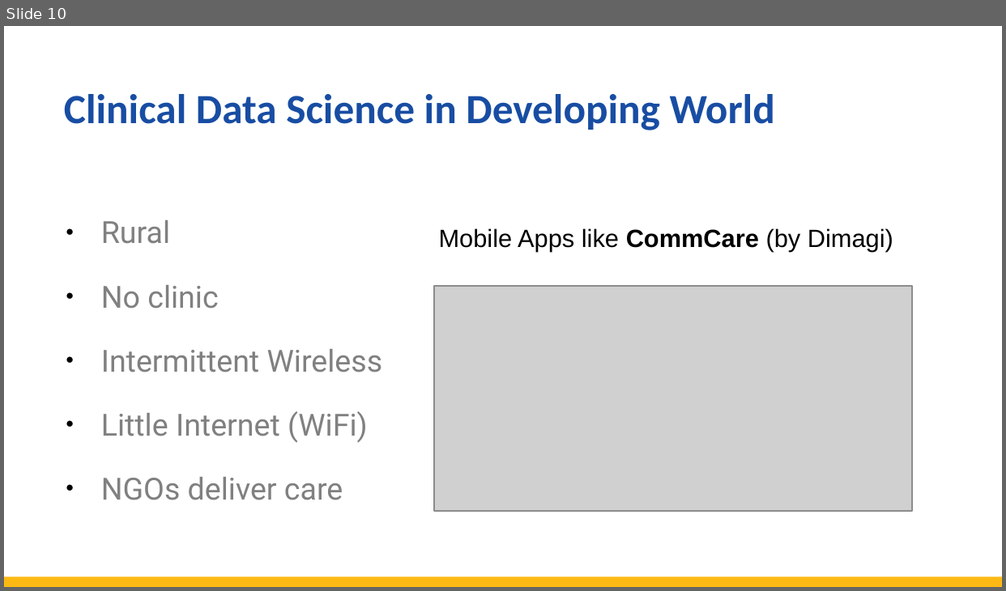
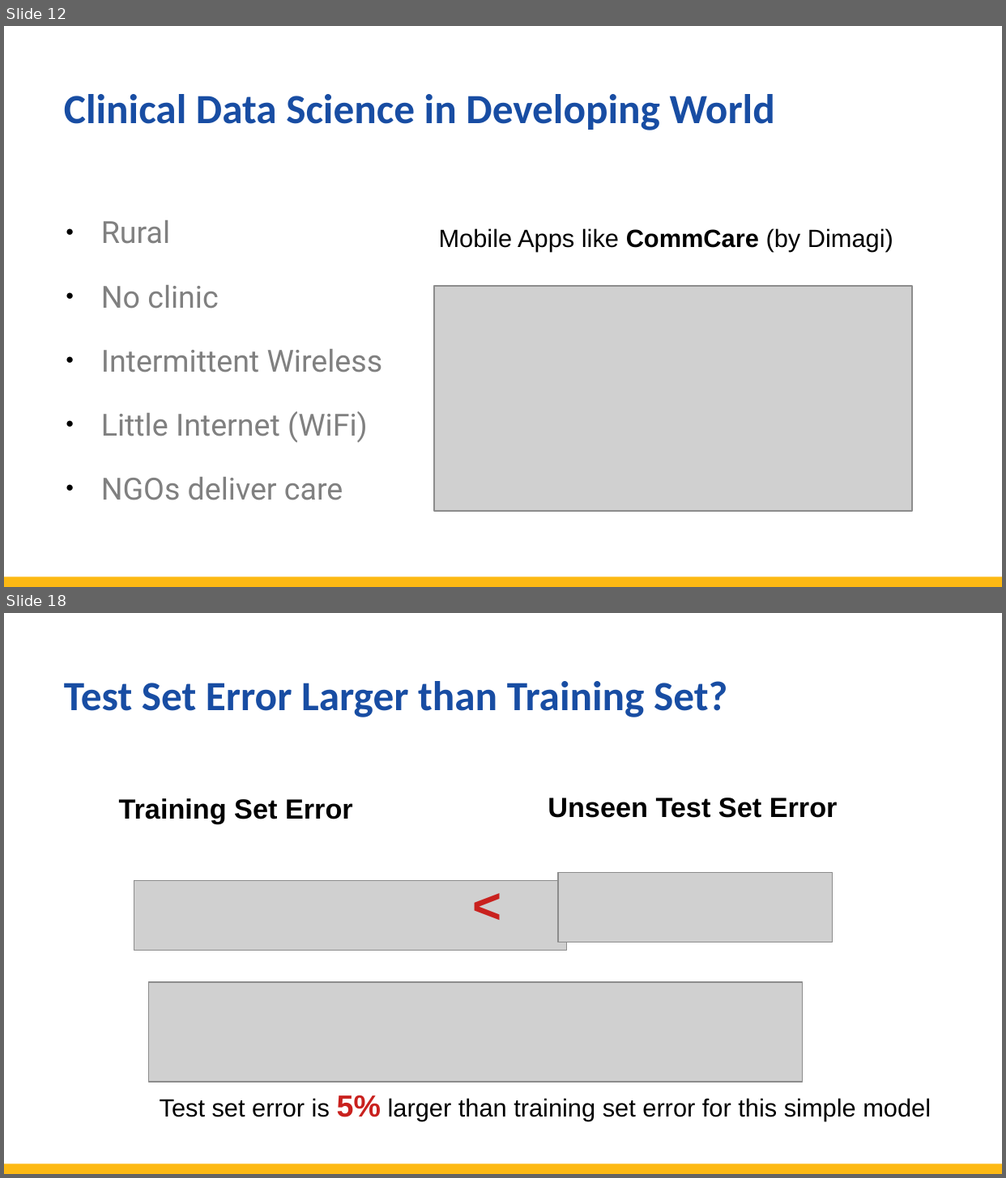
Before and after one commit to totalgood/dsdh, a slide deck: modules/L04/DHDS-L4-clinical.odp. Shown one above the other, each under a label of ours: slide 10 before the commit, slides 12 and 18 after it; the slides between them are not shown. The pictures are 1006x591 and 1006x1178 pixels, drawn with LibreOffice and Linux fonts; fonts in the diff are those of the drawing; grey boxes stand for pictures. Boxes give left, top, right and bottom in pixels: in the first picture for what was removed or moved away, otherwise in the second. Text is boxed around its words. In the diff, an @@ line names an element or a change of style, - is before the commit and + after.

```diff
--- a/modules/L04/DHDS-L4-clinical.odp
+++ b/modules/L04/DHDS-L4-clinical.odp
@@ slide 18 added at (x1=4, y1=613, x2=1002, y2=1174), background #FFFFFF; not listed: 1 template element that a slide beside it also shows @@
@@ title added at (x1=64, y1=681, x2=727, y2=717), 30 pt, text #184DA3, bold @@
+Test Set Error Larger than Training Set?
@@ text added at (x1=119, y1=798, x2=353, y2=824), 20 pt, text #000000, bold @@
+Training Set Error
@@ text added at (x1=548, y1=798, x2=837, y2=818), 20 pt, text #000000, bold @@
+Unseen Test Set Error
@@ text added at (x1=463, y1=868, x2=523, y2=935), 36 pt, text #C9211E, bold @@
+<
@@ picture added at (x1=558, y1=872, x2=833, y2=943) @@
@@ picture added at (x1=134, y1=880, x2=567, y2=950) @@
@@ picture added at (x1=149, y1=982, x2=803, y2=1082) @@
@@ text added at (x1=160, y1=1096, x2=931, y2=1122), 18 pt, text #000000 @@
+Test set error is 5% larger than training set error for this simple model
@@ what was slide 10 is now slide 12 @@
```
Also in this commit, not shown: 5 slides changed, 12 other slides added, 2 slides removed, 24 other files.
